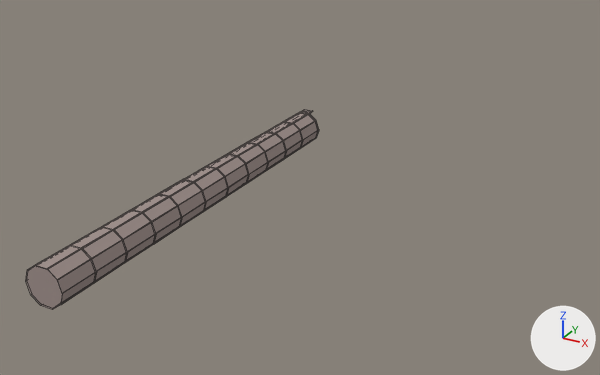
Before and after pictures for a commit that changed the Blender file Assets/_assets/3.Models/entréetest.blend.
Rendered twice from a 50 mm lens placed at (46.3, -63.2, 32.5), pointed at (8.6, 5.2, -1.7). Every picture has the same lights, and +X, +Y and +Z are marked at lower right. Mesh edges are drawn as thin lines.

Objects in the first picture: 'entree'.
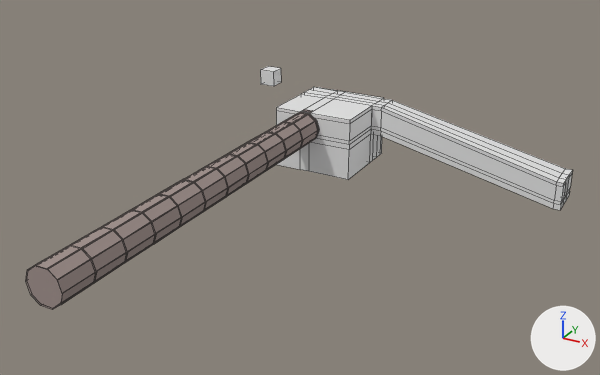
The newer file is also turned or shifted as a whole; pictures and numbers use the older file's frame.

Pixel boxes (x1, y1, x2, y2) of what changed, in the pictures (600 x 375 px):
'chambre', added
    after: (276, 87, 572, 210)
'Cube', added
    after: (260, 66, 281, 86)

What the commit changed:
Mesh me_cube_003 is new.
It has 172 vertices, 170 faces and spans x -30.5..4.1, y 22.1..32.5, z 0.6..9.3.
Mesh me_cube_005 is new.
It is a box spanning x 8.46..10.46, y 28.95..30.95, z -1.67..0.33.
Object 'chambre' (ob_chambre) is new; it shows me_cube_003.
Its location is (0.0, 0.0, 0.6).
Its rotation in degrees is (0, -180, 0).
Object 'Cube' (ob_cube) is new; it shows me_cube_005.
Its location is (0.0, 0.0, 0.6).
Its rotation in degrees is (0, -180, 0).
